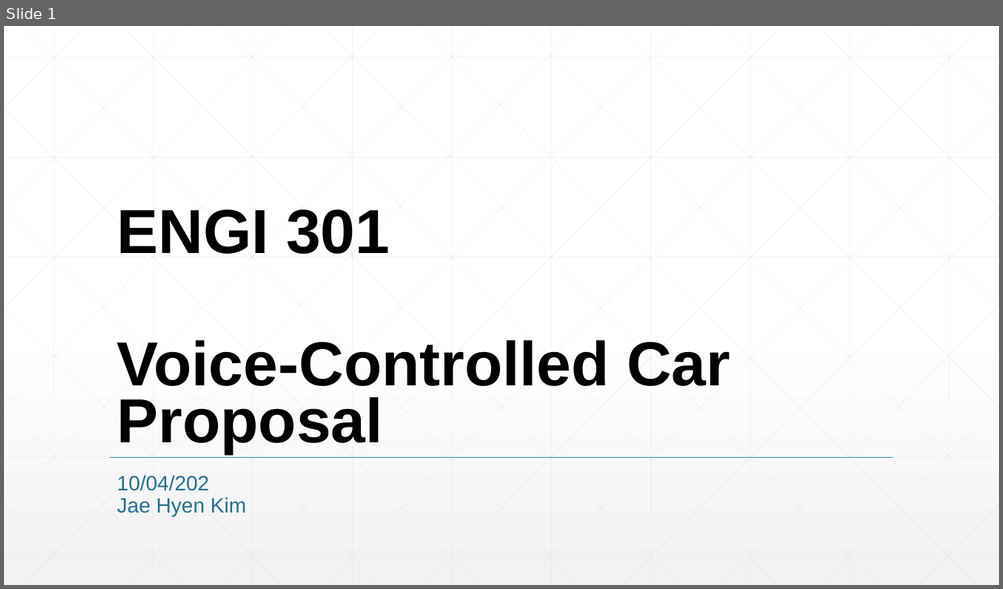
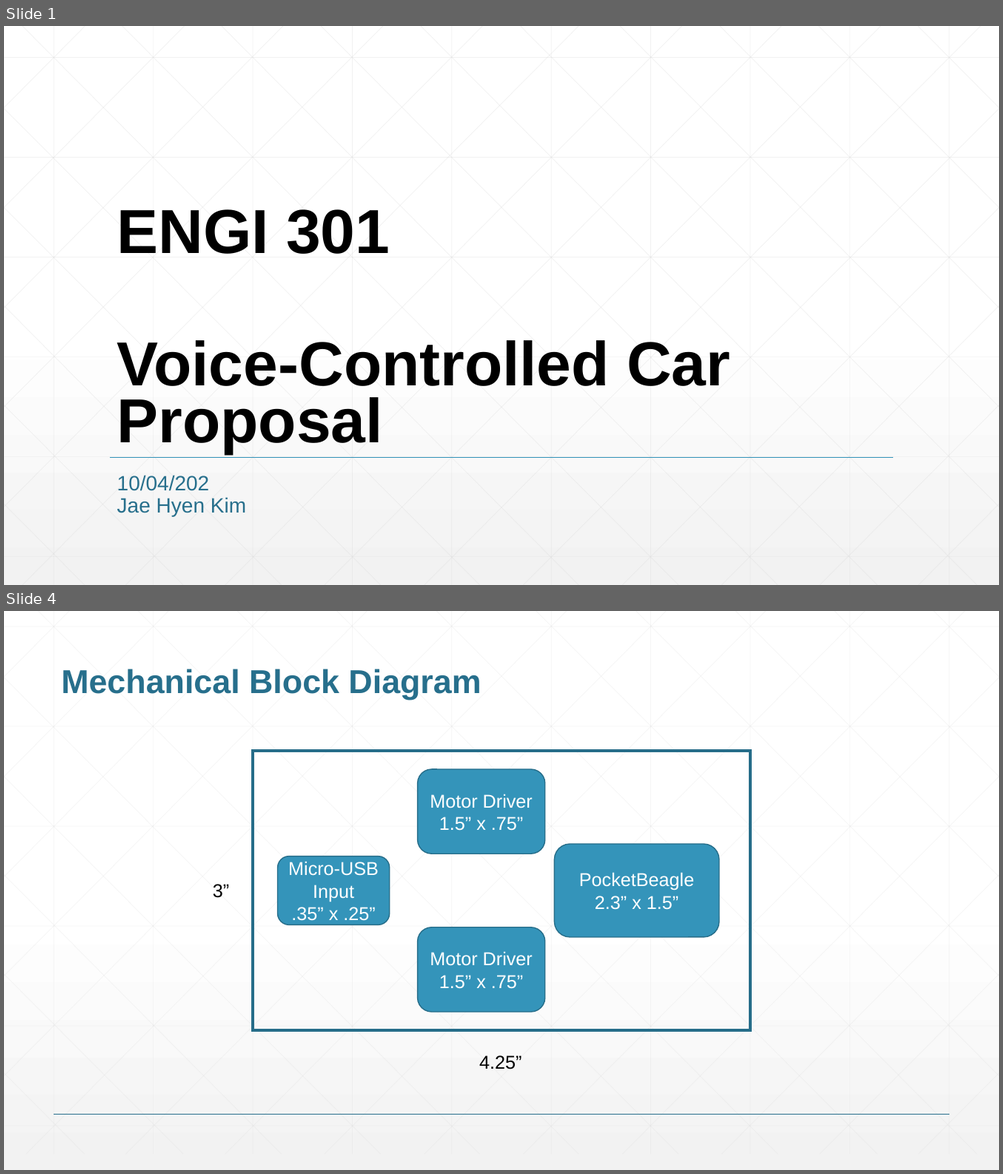
Before and after one commit to jae-kim-1107/ENGI301, a slide deck: project_2/docs/JaeKim_ProjectProposal.pptx. Shown one above the other, each under a label of ours: slide 1 before the commit, slides 1 and 4 after it; the slides between them are not shown. The pictures are 1003x589 and 1003x1174 pixels, drawn with LibreOffice and Linux fonts; fonts in the diff are those of the drawing. Boxes give left, top, right and bottom in pixels: in the first picture for what was removed or moved away, otherwise in the second. Text is boxed around its words. In the diff, an @@ line names an element or a change of style, - is before the commit and + after.

```diff
--- a/project_2/docs/JaeKim_ProjectProposal.pptx
+++ b/project_2/docs/JaeKim_ProjectProposal.pptx
@@ slide 4 added at (4, 611, 999, 1170), background gradient #FFFFFF to #F2F2F2 @@
@@ title added at (61, 669, 481, 700), 32 pt, text #276F8B, bold @@
+Mechanical Block Diagram
@@ rectangle added at (253, 752, 750, 1031), outline #266D8A 2.25 pt @@
@@ rounded rectangle added at (418, 769, 545, 854), fill #3494BA, outline #266D8A 1 pt, 18 pt, text #FFFFFF @@
+Motor Driver
+1.5” x .75”
@@ rounded rectangle added at (555, 844, 720, 937), fill #3494BA, outline #266D8A 1 pt, 18 pt, text #FFFFFF @@
+PocketBeagle
+2.3” x 1.5”
@@ rounded rectangle added at (278, 857, 390, 925), fill #3494BA, outline #266D8A 1 pt, 18 pt, text #FFFFFF @@
+Micro-USB Input
+.35” x .25”
@@ text added at (213, 884, 229, 898), 18 pt, text #000000 @@
+3”
@@ rounded rectangle added at (418, 927, 545, 1011), fill #3494BA, outline #266D8A 1 pt, 18 pt, text #FFFFFF @@
+Motor Driver
+1.5” x .75”
@@ text added at (479, 1056, 521, 1070), 18 pt, text #000000 @@
+4.25”
@@ group added at (4, 611, 999, 1155): 46 lines @@
@@ line added from (54, 1115) to (949, 1115), #276F8B 1 pt @@
```
Also in this commit, not shown: 2 slides changed, 1 slide removed.
